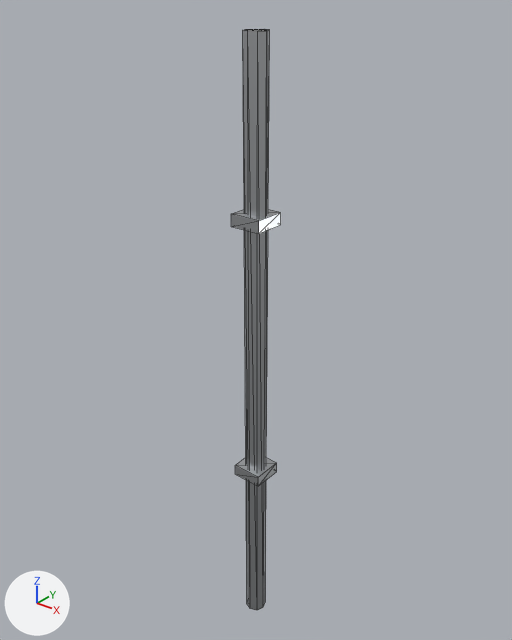
The glTF model public/models/facade/downpipe.glb as it was, and as the next commit left it.
Camera for both pictures: a camera (50 mm lens) standing at (1.94, -2.33, 3.4) and looking at (-0.07, 0.19, 1.84). The axes (+X, +Y, +Z) are drawn at lower left. The lights are the same throughout. The first picture is the older version. Mesh edges are drawn as thin lines. Where no turn or scale is listed for an object, it has been applied to the vertices. Vertices at exactly the same position are counted once.

Objects in the first picture: 'facade_downpipe'.
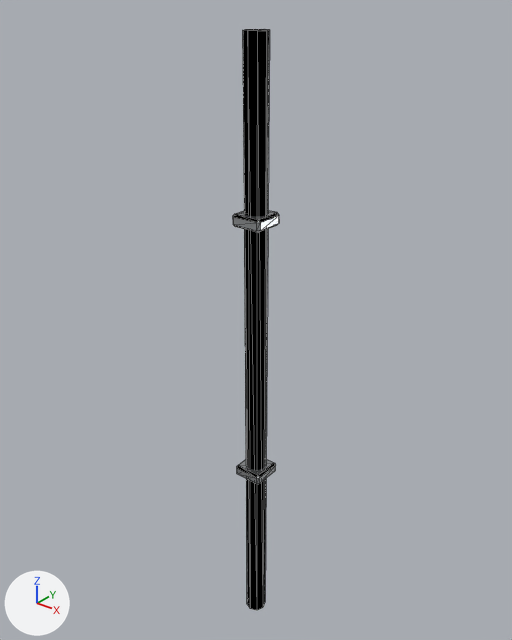
What changed in the scene script:
```text
Change mat_metal_galv:
    where n0 = _N.new('ShaderNodeBsdfPrincipled'); n0.name = 'Principled BSDF'
    remove n0.inputs[0].default_value = (0.6, 0.62, 0.64, 1.0)  # 'Base Color', light grey #cbced1
    add n2 = _N.new('ShaderNodeMix'); n2.name = 'Mix'
    add n2.data_type = 'RGBA'
    add n2.blend_type = 'MULTIPLY'
    add n2.inputs[0].default_value = 1.0  # 'Factor'
    add n2.inputs[7].default_value = (0.6, 0.62, 0.64, 1.0)  # 'B', light grey #cbced1
    add n3 = _N.new('ShaderNodeVertexColor'); n3.name = 'Color Attribute'
    add _L.new(n2.outputs[2], n0.inputs[0])  # 'Result' to 'Base Color'
    add _L.new(n3.outputs[0], n2.inputs[6])  # 'Color' to 'A'
Change me_facade_downpipe:
    used by ob_facade_downpipe; location = (0.0, 0.1, 1.6)
    remove me_facade_downpipe.from_pydata(...)  # 34 vertices, 56 faces; spans x -0.08..0.08, y -0.08..0.08, z -1.6..1.6
    add me_facade_downpipe.from_pydata(...)  # 66 vertices, 120 faces; spans x -0.08..0.08, y -0.08..0.08, z -1.6..1.6
    me_facade_downpipe part 1: the loose piece of 8 vertices spanning x -0.08..0.08, y -0.08..0.08, z -0.63..-0.57 is rebuilt with 24 vertices and now spans x -0.08..0.08, y -0.08..0.08, z -0.63..-0.57
    me_facade_downpipe part 2: the loose piece of 8 vertices spanning x -0.08..0.08, y -0.08..0.08, z 0.77..0.83 is rebuilt with 24 vertices and now spans x -0.08..0.08, y -0.08..0.08, z 0.77..0.83
```

Where the change shows, as pixel boxes [x1, y1, x2, y2] in the pictures (512 x 640 px):
'facade_downpipe', recoloured, reshaped (8% narrower): before [231, 29, 281, 610]; after [233, 29, 279, 610]
part 1 of me_facade_downpipe, rebuilt (7% narrower, 10% shorter): before [235, 458, 277, 486]; after [237, 459, 276, 484]
part 2 of me_facade_downpipe, rebuilt (8% narrower, 8% shorter): before [231, 209, 281, 234]; after [233, 210, 279, 233]
